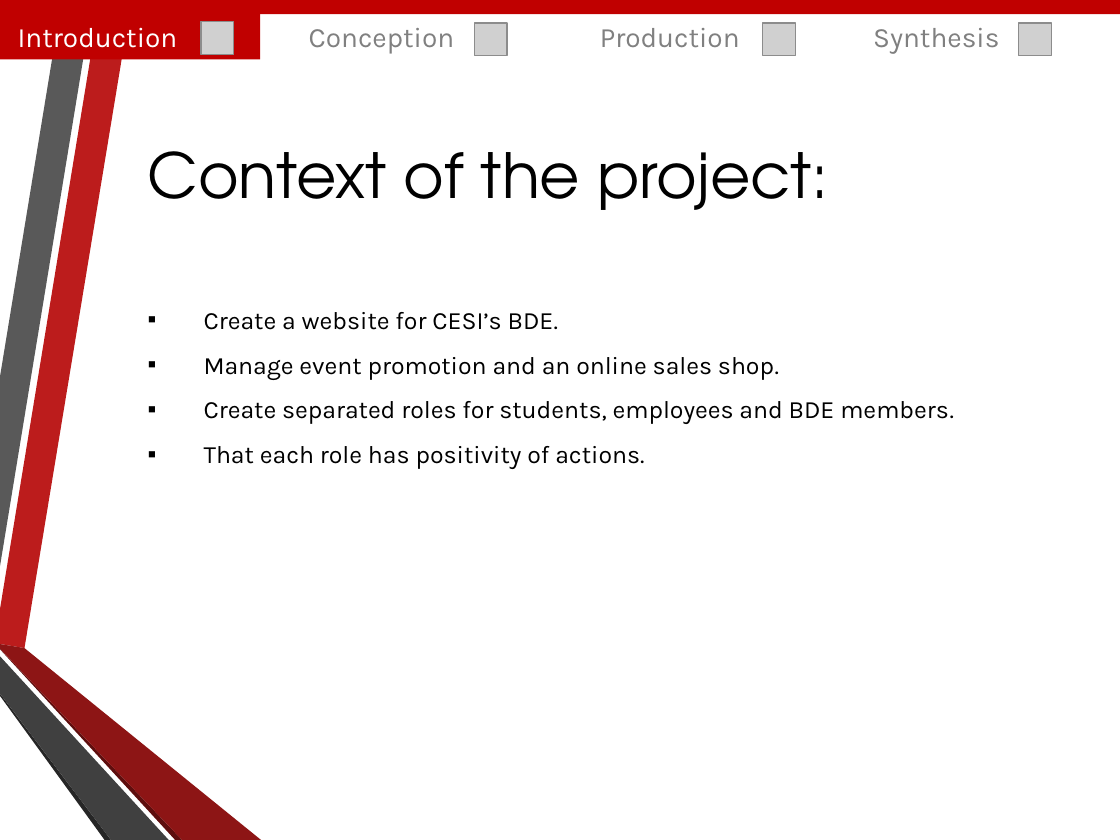
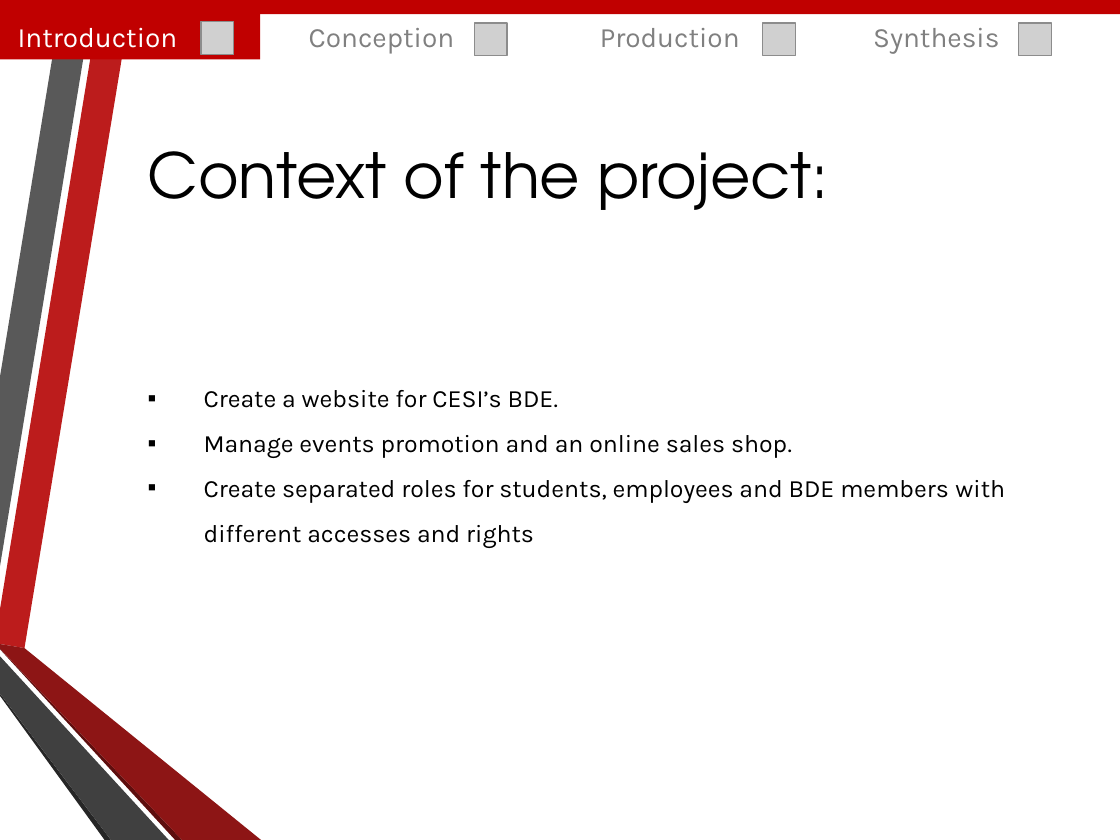
Before and after one commit to Amaknes/ProjetWeb, a slide deck: slide 5 of Livrables/Diapo_Projet_Web.pptx. Drawn at 1120x840 pixels with LibreOffice and Linux fonts; fonts in the diff are those of the drawing; grey boxes stand for pictures; background and template pictures are left out. Boxes give left, top, right and bottom in pixels: in the first picture for what was removed or moved away, otherwise in the second. Text is boxed around its words. In the diff, an @@ line names an element or a change of style, - is before the commit and + after.

```diff
--- a/Livrables/Diapo_Projet_Web.pptx
+++ b/Livrables/Diapo_Projet_Web.pptx
@@ text at [204, 435, 1005, 547]: text changed @@
-▪ Manage event promotion and an online sales shop.
-▪ Create separated roles for students, employees and BDE members.
-▪ That each role has positivity of actions.
+▪ Manage events promotion and an online sales shop.
+▪ Create separated roles for students, employees and BDE members with different accesses and rights
```
Also in this commit, not shown: 2 other slides changed.
